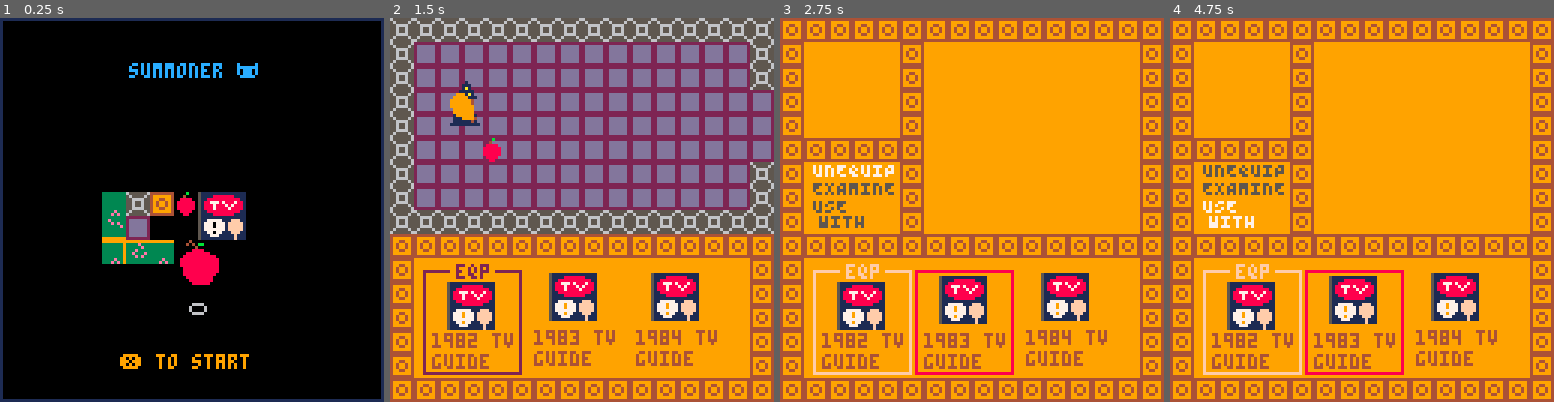
Above: before the commit, frames 1-4 (left to right).
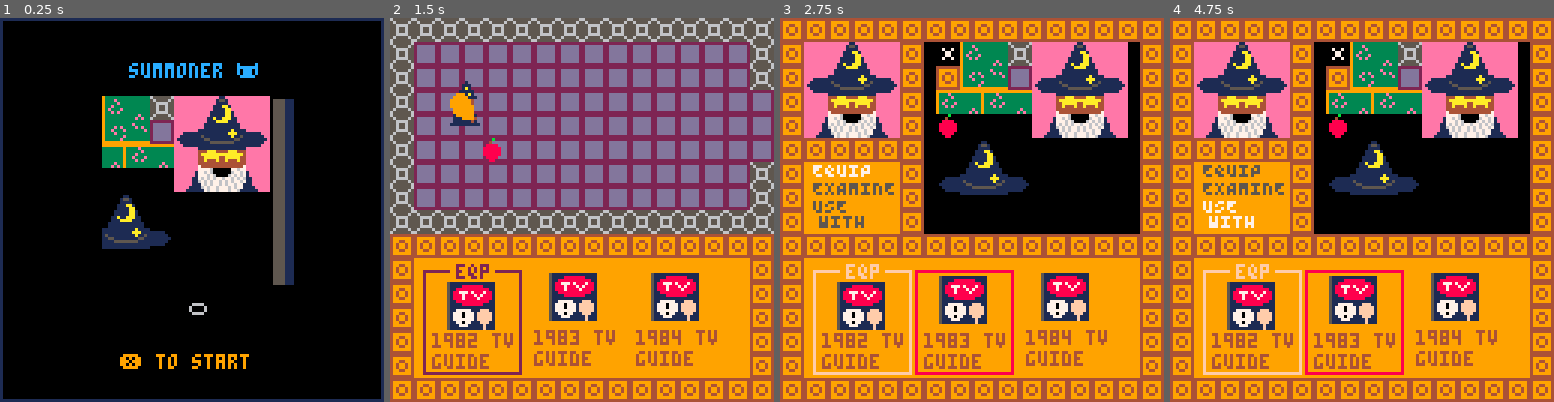
Above: after the commit, the same moments.

Repository: eschmiel/summoner
Game: PICO-8 cartridge summoner.p8
Same seed, same stepped clock (60 frames per second), same inputs: the game is played once before the commit and once after it.
Inputs:
- Up to frame 1 (0.25 s): no input
- Up to frame 2 (1.5 s): tap X (X key) at 0.33, 1.07 s; tap O (Z key) at 0.7 s
- Up to frame 3 (2.75 s): hold Right 1.6-2.1 s; tap O (Z key) at 1.7, 2.1, 2.5 s; tap X (X key) at 1.85 s; hold Up 2.15-2.42 s; hold Right from 2.47 s (still down)
- Up to frame 4 (4.75 s): tap O (Z key) every 0.4 s from 2.9 to 4.5 s; tap X (X key) at 2.97, 4.08 s; release Right at 3.03 s; hold Left 3.08-3.58 s; hold Down 3.63-3.97 s; hold Right 4.02-4.68 s; hold Up from 4.73 s (still down)

The runs differ from the first frame. In frame 1, 18% of the frame differs, in the area x 26-77%, y 20-70%; in frame 2, less than 0.1%; in frame 3, 34%, in the area x 6-94%, y 6-80%; in frame 4, 34%.

Commit message:
appropriate equip option text

Diff:
--- a/summoner.p8
+++ b/summoner.p8
@@ -108,7 +108,7 @@
 -->8
 --active game state
 function act_st()
-	import 'act2.png'
+	import 'act5.png'
 	p=mk_player(20,20)
 	p_am=mk_p_am()--player animation manager
 	cont=mk_act_cont()
@@ -336,6 +336,9 @@
 			timer=0,
 			ending=false,
 			update=function(self)
+			--we only run the timer
+			--if we're stopping our
+			--control of the inventory
 			 if(self.timer>0)
 				then
 					if(self.timer>=p_am:c().taf-2)
@@ -412,7 +415,7 @@
 			{
 				x=30,
 				y=40,
-				s=68,
+				s=48,
 				desc={
 					pages={
 						{
@@ -515,7 +518,7 @@
 			if(ns) self.state=ns
 		end,
 		draw=function(self)
-			draw_spr_box(67,0,72,15,6,9)
+			draw_spr_box(16,0,72,15,6,9)
 			self.state:draw()
 		end
 	}
@@ -568,31 +571,61 @@
 	 		end
 		end,
 		draw=function(self)
-			draw_spr_box(67,
+			draw_spr_box(16,
 																40,
 																self.nav_ins_y,
 																10,
 																9,
 																9)
-			draw_spr_box(67,
+			draw_spr_box(16,
 																0,
 																self.nav_ins_y,
 																5,
 																9,
 																9)
-			draw_spr_box(67,
+			draw_spr_box(16,
 																0,
 																self.nav_ins_y,
 																5,
 																5,
 																9)
+			if(inv.items[self.sel])
+			then
+				rectfill(48,
+													self.nav_ins_y+8,
+													119,
+													self.nav_ins_y+72,
+													0)
+				spr(inv.items[self.sel].bs,
+								52,
+								self.nav_ins_y+8,
+								8,
+								8)
+				rectfill(8,
+													self.nav_ins_y+8,
+													39,
+													self.nav_ins_y+39,
+													0)
+				spr(4,
+								8,
+								self.nav_ins_y+8,
+								4,
+								4)
+			end
+
+
 			opt_c={
 				5,
 				5,
 				5
 			}
 			opt_c[self.opt_nav]=7
-			print('UNEQUIP',
+
+			eqp_txt='EQUIP'
+			if(inv.eqp==self.sel)
+			then eqp_txt='UNEQUIP'
+			end
+			print(eqp_txt,
 									11,
 									self.nav_ins_y+48,
 									opt_c[1])
@@ -608,7 +641,7 @@
 									13,
 									self.nav_ins_y+65,
 									opt_c[3])
-		 draw_spr_box(67,0,72,15,6,9)
+		 draw_spr_box(16,0,72,15,6,9)
 			for i,item in ipairs(inv.items) do
 				sy=85 --sprite y
 				ty1=104 --text y line 1
@@ -655,6 +688,7 @@
 				end
 
 				--draw item sprite
+				rectfill(19+(i-1)*34,sy,34+(i-1)*34,sy+15,0)
 				spr(item.s,19+(i-1)*34,sy,2,2)
 
 				--print item name
@@ -708,8 +742,8 @@
 			if(not page) return
 
 			if(page.s=='s1') then
-				draw_spr_box(67,0,0,6,8,9)
-				draw_spr_box(67,0,48,6,3,9)
+				draw_spr_box(16,0,0,6,8,9)
+				draw_spr_box(16,0,48,6,3,9)
 				spr(s.s,20,18,2,2)
 				if(#s.n==1)
 				then	print(s.n[1],12,62,0)
@@ -717,8 +751,8 @@
 									print(s.n[2],12,66,0)
 				end
 			elseif(page.s=='s2') then
-				draw_spr_box(67,72,0,6,8,9)
-				draw_spr_box(67,72,48,6,3,9)
+				draw_spr_box(16,72,0,6,8,9)
+				draw_spr_box(16,72,48,6,3,9)
 				spr(s.s,92,18,2,2)
 				--for line, name line in all
 				--speaker.name
@@ -740,7 +774,7 @@
 
 d1={
 	s1={--speaker 1
-		s=132,--sprite
+		s=138,--sprite
 		n={'erasmo'}--name
 	},
 	s2={--speaker 2
@@ -811,15 +845,16 @@
 	eqp=1,
 	items={
 		{
-			s=69,
-			n={'1982 tv','guide'}
+			s=138,
+			n={'1982 tv','guide'},
+			bs=8--big sprite
 		},
 		{
-			s=69,
+			s=138,
 			n={'1983 tv','guide'}
 		},
 		{
-			s=69,
+			s=138,
 			n={'1984 tv','guide'}
 		}
 	}
@@ -1745,17 +1780,17 @@
 
 
 __gff__
-0000000000000000000000000000000000000000000000000000000000000000000000000000000000000000000000000000000000000000000000000000000000000100000000000000000000000000000000000000000000000000000000000000000000000000000000000000000000000000000000000000000000000000
+0000000100000000000000000000000000000000000000000000000000000000000000000000000000000000000000000000000000000000000000000000000000000000000000000000000000000000000000000000000000000000000000000000000000000000000000000000000000000000000000000000000000000000
 0000000000000000000000000000000000000000000000000000000000000000000000000000000000000000000000000000000000000000000000000000000000000000000000000000000000000000000000000000000000000000000000000000000000000000000000000000000000000000000000000000000000000000
 __map__
-4242424242424242424242424242424242424242424242505142424242424242000000000000000000000000000000000000000000000000000000000000000000000000000000000000000000000000000000000000000000000000000000000000000000000000000000000000000000000000000000000000000000000000
-4252525252525252525252525252524242404140414041404140414041404142000000000000000000000000000000000000000000000000000000000000000000000000000000000000000000000000000000000000000000000000000000000000000000000000000000000000000000000000000000000000000000000000
-4252525252525252525252525252524242505150515051505150515051505140000000000000000000000000000000000000000000000000000000000000000000000000000000000000000000000000000000000000000000000000000000000000000000000000000000000000000000000000000000000000000000000000
-4252525252525252525252525252525251404140414041404140414041404150000000000000000000000000000000000000000000000000000000000000000000000000000000000000000000000000000000000000000000000000000000000000000000000000000000000000000000000000000000000000000000000000
-4252525252525252525252525252525241505150515051505150515051505142000000000000000000000000000000000000000000000000000000000000000000000000000000000000000000000000000000000000000000000000000000000000000000000000000000000000000000000000000000000000000000000000
-4252525252525252525252525252525251404140414041404140414041404142000000000000000000000000000000000000000000000000000000000000000000000000000000000000000000000000000000000000000000000000000000000000000000000000000000000000000000000000000000000000000000000000
-4252525252525252525252525252524242505150515051505150515051505142000000000000000000000000000000000000000000000000000000000000000000000000000000000000000000000000000000000000000000000000000000000000000000000000000000000000000000000000000000000000000000000000
-4252525252525252525252525252524242404140414041404140414041505142000000000000000000000000000000000000000000000000000000000000000000000000000000000000000000000000000000000000000000000000000000000000000000000000000000000000000000000000000000000000000000000000
-4242424242424242424242424242424242424242424242424242425051424242000000000000000000000000000000000000000000000000000000000000000000000000000000000000000000000000000000000000000000000000000000000000000000000000000000000000000000000000000000000000000000000000
-
-
+0303030303030303030303030303030303030303030303031112030303030303000000000000000000000000000000000000000000000000000000000000000000000000000000000000000000000000000000000000000000000000000000000000000000000000000000000000000000000000000000000000000000000000
+0313131313131313131313131313130303010201020102010201020102010203000000000000000000000000000000000000000000000000000000000000000000000000000000000000000000000000000000000000000000000000000000000000000000000000000000000000000000000000000000000000000000000000
+0313131313131313131313131313130303111211121112111211121112111203000000000000000000000000000000000000000000000000000000000000000000000000000000000000000000000000000000000000000000000000000000000000000000000000000000000000000000000000000000000000000000000000
+0313131313131313131313131313131302010201020102010201020102010201000000000000000000000000000000000000000000000000000000000000000000000000000000000000000000000000000000000000000000000000000000000000000000000000000000000000000000000000000000000000000000000000
+0313131313131313131313131313131312111211121112111211121112111211000000000000000000000000000000000000000000000000000000000000000000000000000000000000000000000000000000000000000000000000000000000000000000000000000000000000000000000000000000000000000000000000
+0313131313131313131313131313131302010201020102010201020102010201000000000000000000000000000000000000000000000000000000000000000000000000000000000000000000000000000000000000000000000000000000000000000000000000000000000000000000000000000000000000000000000000
+0313131313131313131313131313130303111211121112111211121112111203000000000000000000000000000000000000000000000000000000000000000000000000000000000000000000000000000000000000000000000000000000000000000000000000000000000000000000000000000000000000000000000000
+0313131313131313131313131313130303010201020102010201020102010203000000000000000000000000000000000000000000000000000000000000000000000000000000000000000000000000000000000000000000000000000000000000000000000000000000000000000000000000000000000000000000000000
+0303030303030303030303030303030303030303030303030303030312110303000000000000000000000000000000000000000000000000000000000000000000000000000000000000000000000000000000000000000000000000000000000000000000000000000000000000000000000000000000000000000000000000
+
+
Not shown, added: media/summoner todo.txt
Not shown, changed: 94 lines of the sprite sheet (__gfx__) section of summoner.p8
Not shown, changed: act.png
Not shown, removed: act2.png
Not shown, added: act3.png
Not shown, added: act4.png
Not shown, added: act5.png
Not shown, added: media/ldjam55_0.gif
Not shown, added: media/ldjam55_0.png
Not shown, added: media/ldjam55_1.gif
Not shown, added: media/ldjam55_1.png
Not shown, added: media/ldjam55_10.gif
(and 34 more such lines)
